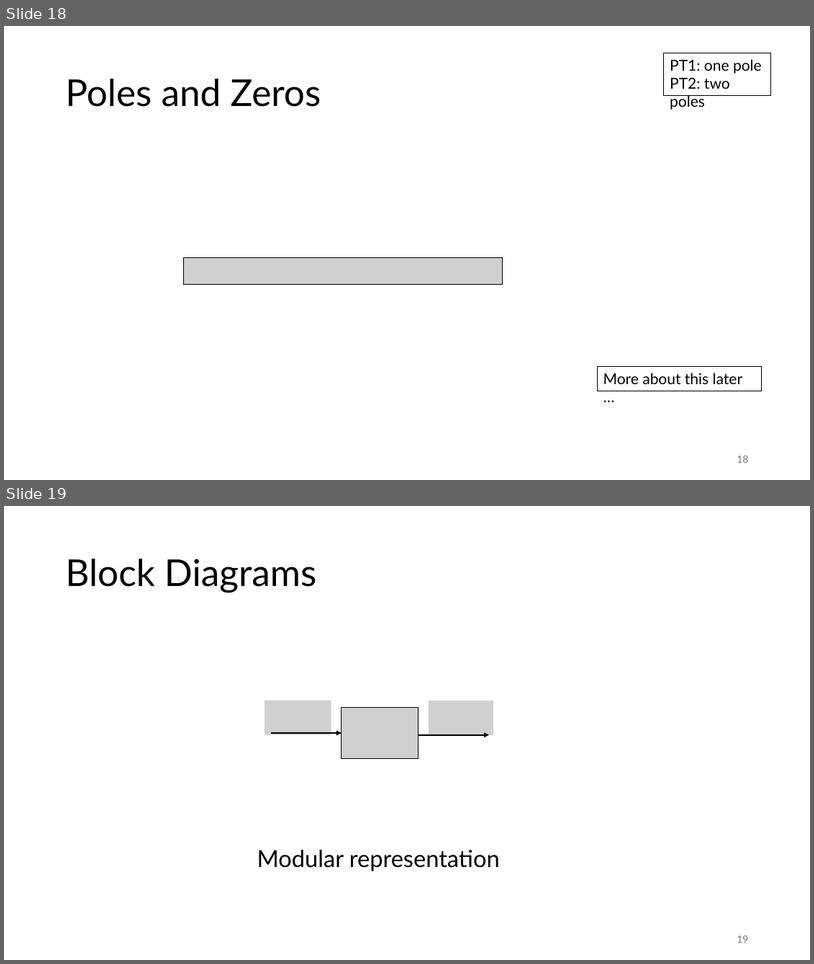
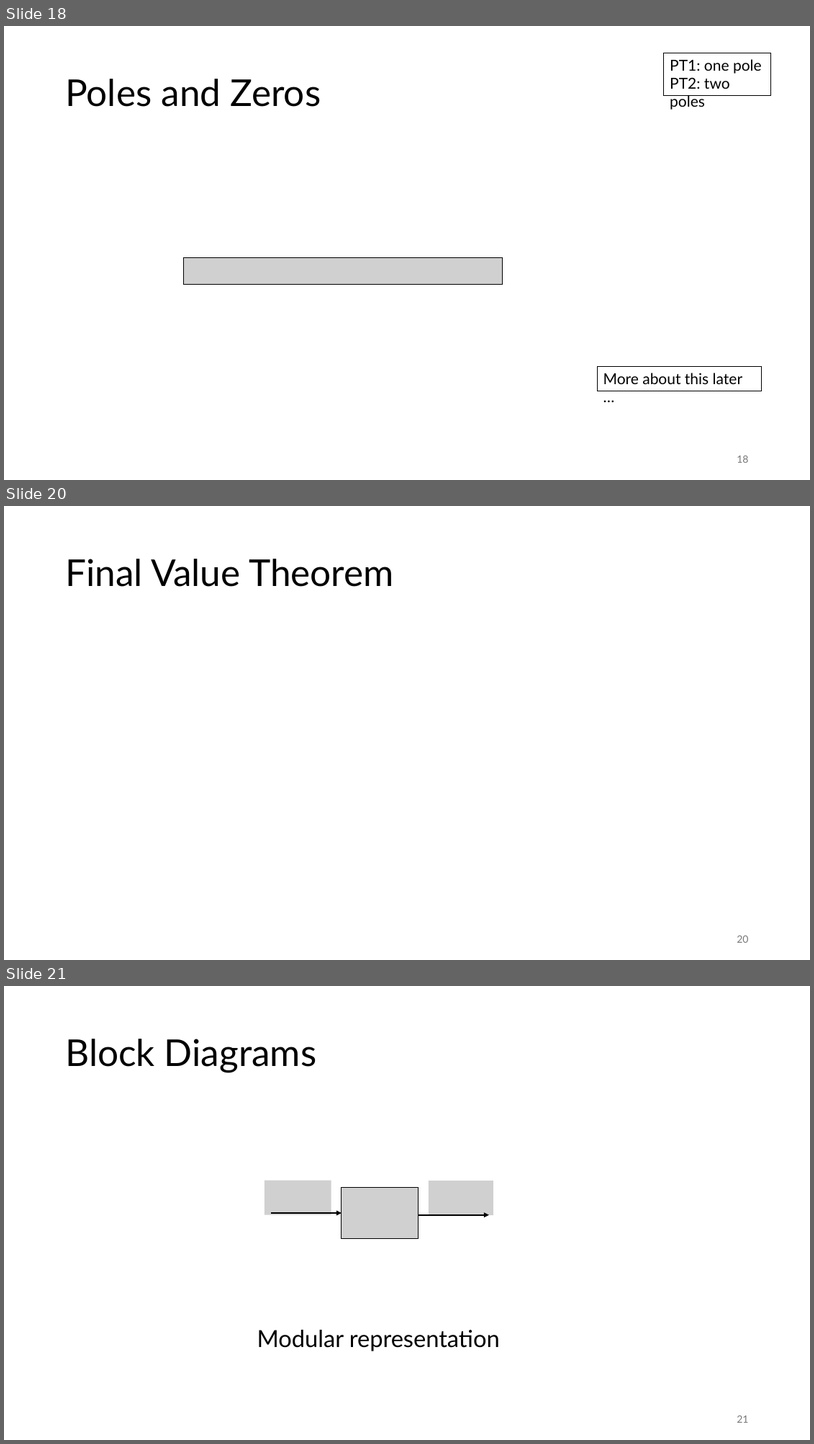
Before and after one commit to FelixWick/control_engineering, a slide deck: slides/3_Laplace.pptx. Shown one above the other, each under a label of ours: slides 18 and 19 before the commit, slides 18, 20 and 21 after it; the slides between them are not shown. The pictures are 814x964 and 814x1444 pixels, drawn with LibreOffice and Linux fonts; fonts in the diff are those of the drawing; grey boxes stand for pictures. Boxes give left, top, right and bottom in pixels: in the first picture for what was removed or moved away, otherwise in the second. Text is boxed around its words. In the diff, an @@ line names an element or a change of style, - is before the commit and + after.

```diff
--- a/slides/3_Laplace.pptx
+++ b/slides/3_Laplace.pptx
@@ slide 20 added at [4, 506, 810, 960], background #FFFFFF @@
@@ title added at [65, 559, 394, 587], 44 pt, text #000000 @@
+Final Value Theorem
@@ page number added at [737, 935, 748, 942], 12 pt, text #797979 @@
+20
@@ what was slide 19 is now slide 21 @@
@@ page number at [737, 1415, 748, 1422]: text changed @@
-19
+21
```
Also in this commit, not shown: 1 slide changed, 10 other slides added, 3 other files.
